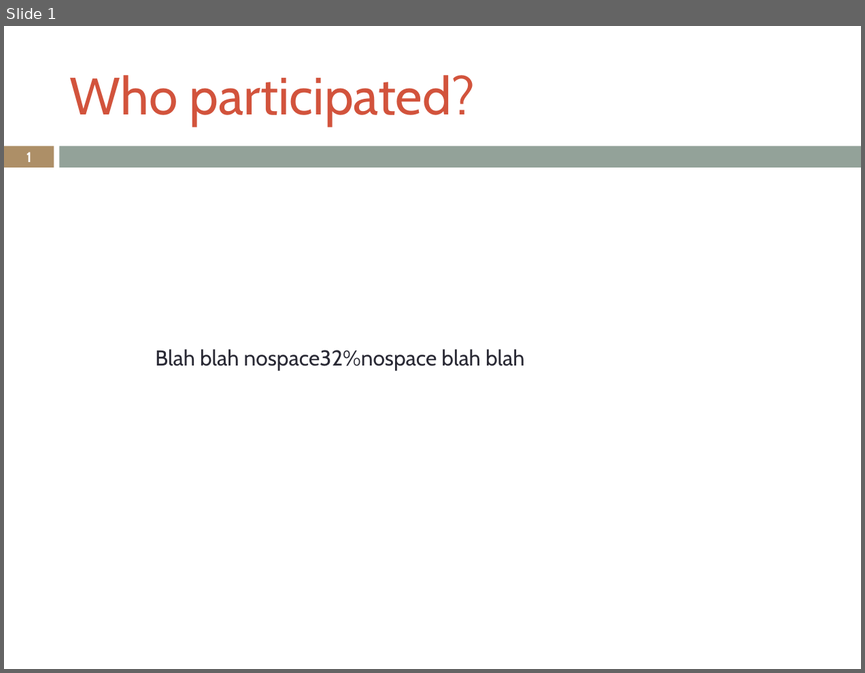
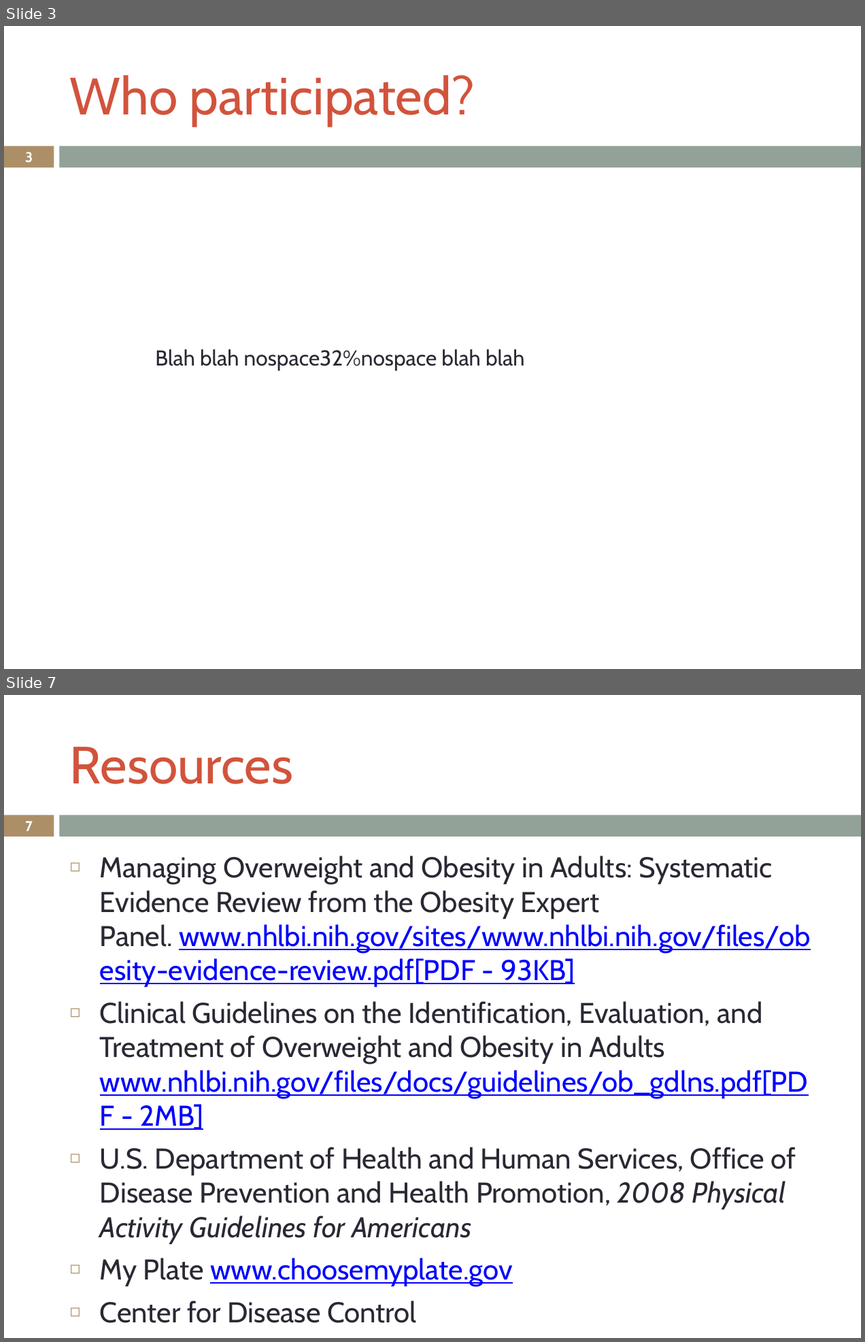
Before and after one commit to LukeSteg/LCABiometric, a slide deck: exampleOutput.pptx. Shown one above the other, each under a label of ours: slide 1 before the commit, slides 3 and 7 after it; the slides between them are not shown. The pictures are 865x673 and 865x1342 pixels, drawn with LibreOffice and Linux fonts; fonts in the diff are those of the drawing. Boxes give left, top, right and bottom in pixels: in the first picture for what was removed or moved away, otherwise in the second. Text is boxed around its words. In the diff, an @@ line names an element or a change of style, - is before the commit and + after.

```diff
--- a/exampleOutput.pptx
+++ b/exampleOutput.pptx
@@ slide 7 added at box(4, 695, 861, 1338), background #FFFFFF; not listed: 2 template elements that a slide beside it also shows @@
@@ title added at box(70, 747, 293, 784), 44 pt, text #D2533C @@
+Resources
@@ page number added at box(25, 821, 33, 831), 11.9 pt, text #FFFFFF, bold @@
+7
@@ text added at box(100, 855, 810, 1286), 24 pt, text #292934 @@
+◻ Managing Overweight and Obesity in Adults: Systematic Evidence Review from the Obesity Expert Panel. www.nhlbi.nih.gov/sites/www.nhlbi.nih.gov/files/obesity-evidence-review.pdf[PDF - 93KB]
+◻ Clinical Guidelines on the Identification, Evaluation, and Treatment of Overweight and Obesity in Adults www.nhlbi.nih.gov/files/docs/guidelines/ob_gdlns.pdf[PDF - 2MB]
+◻ U.S. Department of Health and Human Services, Office of Disease Prevention and Health Promotion, 2008 Physical Activity Guidelines for Americans
+◻ My Plate www.choosemyplate.gov
+◻ Center for Disease Control
+◻ Harvard School of Public Health
@@ what was slide 1 is now slide 3 @@
@@ page number at box(25, 152, 33, 162): text changed @@
-1
+3
```
Also in this commit, not shown: 1 slide changed, 4 other slides added, 5 other files.
